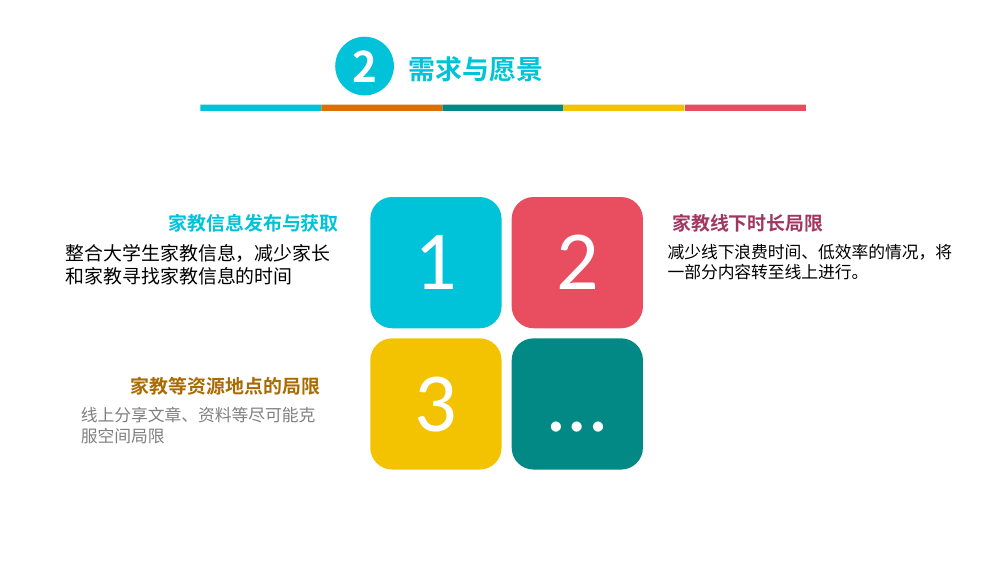
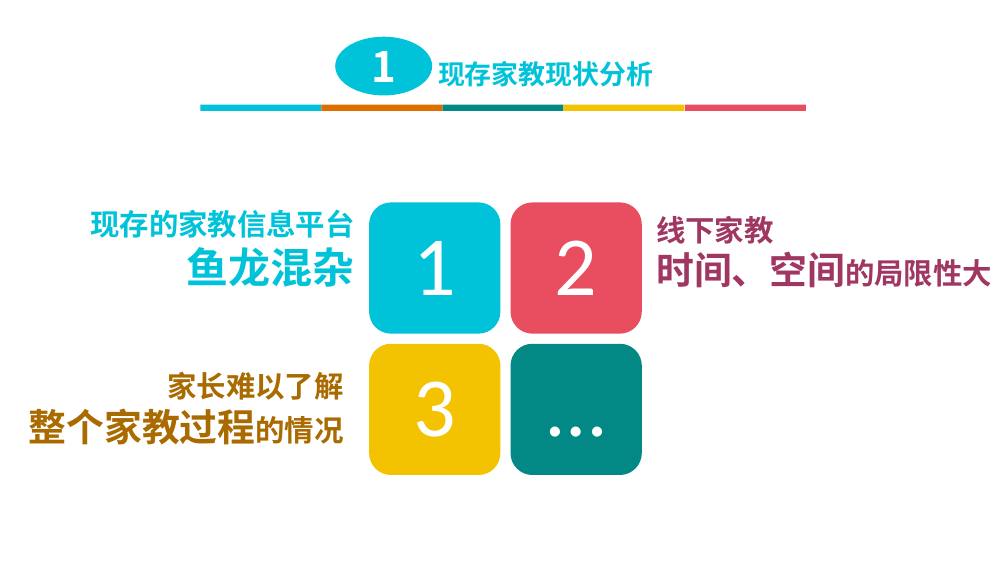
Before and after one commit to liuxiaoqian0724/7plusplus_Project, a slide deck: slide 4 of 2019大三下学期项目展示成果/青蓝家教.pptx (slide 7 before the commit). Drawn at 1008x567 pixels with LibreOffice and Linux fonts; fonts in the diff are those of the drawing; background and template pictures are left out. Boxes give left, top, right and bottom in pixels: in the first picture for what was removed or moved away, otherwise in the second. Text is boxed around its words. In the diff, an @@ line names an element or a change of style, - is before the commit and + after.

```diff
--- a/2019大三下学期项目展示成果/青蓝家教.pptx
+++ b/2019大三下学期项目展示成果/青蓝家教.pptx
@@ ellipse "1": place and size @@
-ellipse "1" at <box>335,37,394,96</box>
+ellipse "1" at <box>335,37,432,96</box>
@@ text in ellipse at <box>371,51,396,82</box>: text changed @@
-2
+1
@@ text at <box>438,61,653,87</box>: text changed @@
-需求与愿景
+现存家教现状分析
@@ text at <box>90,209,355,287</box>: text changed; size 18 to 28 pt @@
-家教信息发布与获取
+现存的家教信息平台
+鱼龙混杂
@@ text at <box>656,216,992,288</box>: text changed; size 18 to 28 pt @@
-家教线下时长局限
+线下家教
+时间、空间的局限性大
@@ text removed at <box>66,244,331,285</box> @@
-整合大学生家教信息，减少家长和家教寻找家教信息的时间
@@ text removed at <box>668,244,953,280</box> @@
-减少线下浪费时间、低效率的情况，将一部分内容转至线上进行。
@@ 4 freeform shapes: place and size @@
-4 freeform shapes at <box>371,197,644,470</box>
+4 freeform shapes at <box>369,203,642,476</box>
@@ text at <box>29,372,344,445</box>: text changed; size 18 to 28 pt @@
-家教等资源地点的局限
+家长难以了解
+整个家教过程的情况
@@ text removed at <box>81,407,315,444</box> @@
-线上分享文章、资料等尽可能克服空间局限
```
Also in this commit, not shown: 3 other slides changed, 6 slides added, 12 slides removed, 6 other files.
